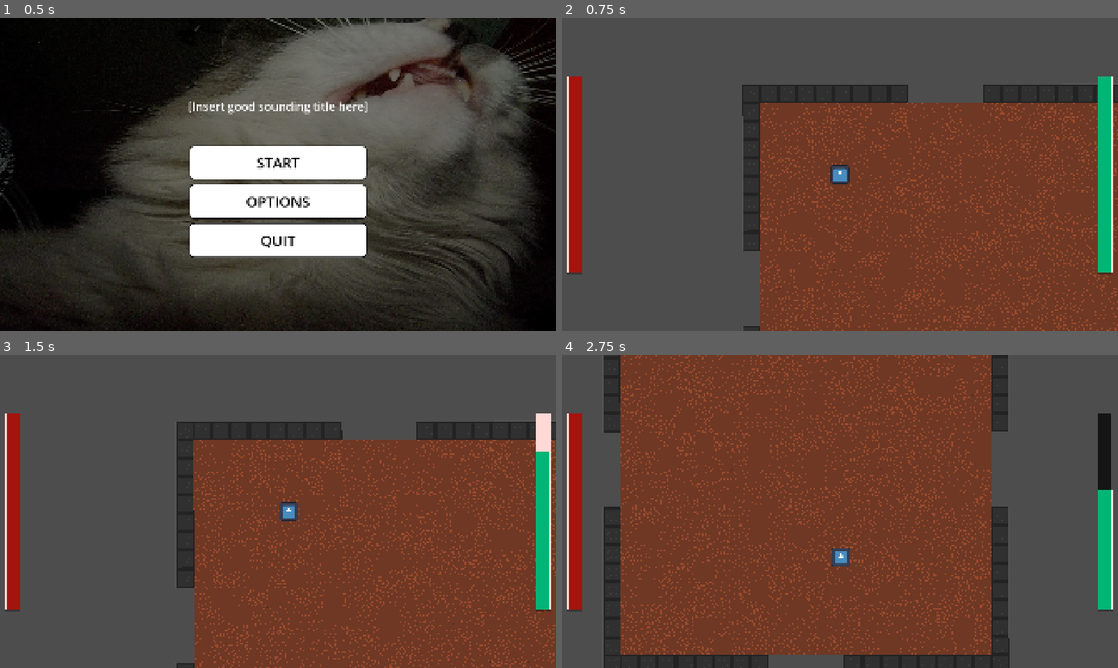
Above: before the commit, frames 1-4 (two rows, left to right).
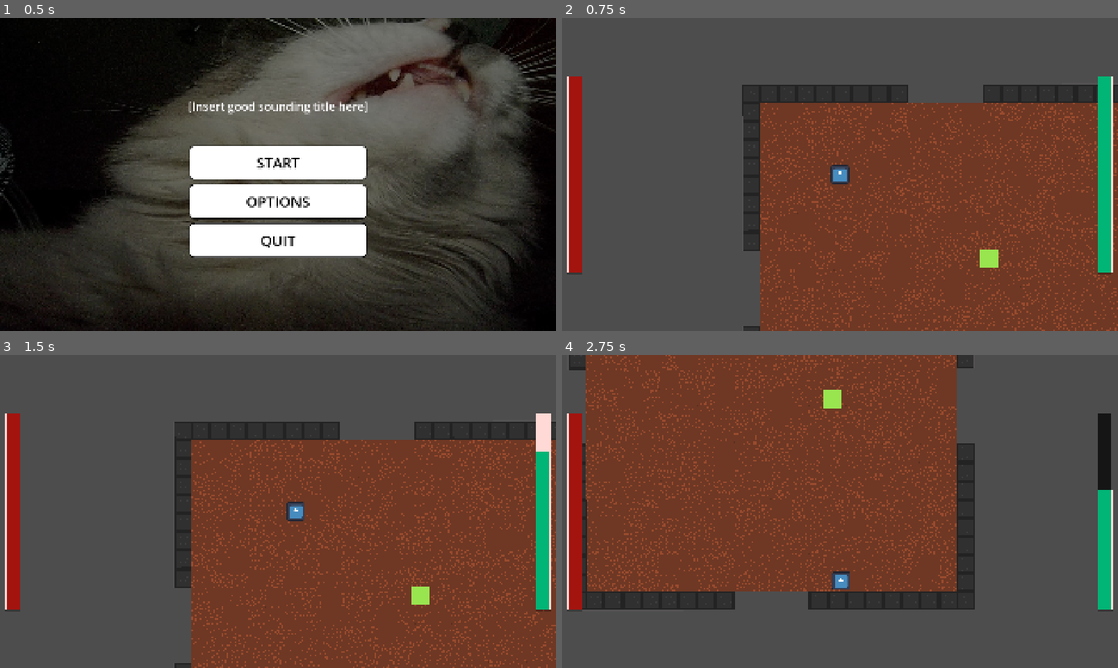
Above: after the commit, the same moments.

Repository: BananerCatter/untitled-roguelike
Game: Godot game, scene res://scenes/main_menu.tscn
Same seed, same stepped clock (60 frames per second), same inputs: the game is played once before the commit and once after it. The engine's default icon, where the game draws it, is replaced by a stand-in: a white triangle on a blue panel in a dark square.
Inputs (mouse positions are in pixels of both pictures, inside the frame that each line leads up to):
- Up to frame 1 (0.5 s): no input
- Up to frame 2 (0.75 s): click "START" at 0.5 s
- Up to frame 3 (1.5 s): tap Enter at 1.25 s; move the mouse to (400, 495) at 1.27 s; hold D (right) from 1.28 s (still down); tap Shift (dash) at 1.35 s; click (400, 495) at 1.42 s
- Up to frame 4 (2.75 s): move the mouse to (728, 527) at 2.02 s; release D (right) at 2.03 s; hold S (down) from 2.03 s (still down); tap Shift (dash) at 2.1 s

Frame 1 is identical in both runs. In frame 2, 0.2% of the frame differs, in the area x 75-79%, y 74-80%; in frame 3, 10%; in frame 4, 38%, in the area x 1-81%, y 0-100%.

Commit message:
Added basic enemy ai

Diff:
--- /dev/null
+++ b/untitled-roguelike/scenes/base_enemy.tscn
@@ -0,0 +1,110 @@
+[gd_scene format=3 uid="uid://fp7f7gtsbfy7"]
+
+[ext_resource type="Texture2D" uid="uid://bhp2st6ykjigg" path="res://assets/img/animation/Sprite-0001-Sheet.png" id="1_n1jr3"]
+[ext_resource type="Script" uid="uid://d0oqb5705hvbv" path="res://scripts/base_enemy.gd" id="1_sw3va"]
+
+[sub_resource type="AtlasTexture" id="AtlasTexture_sw3va"]
+atlas = ExtResource("1_n1jr3")
+region = Rect2(0, 0, 16, 16)
+
+[sub_resource type="AtlasTexture" id="AtlasTexture_2kb2m"]
+atlas = ExtResource("1_n1jr3")
+region = Rect2(32, 0, 16, 16)
+
+[sub_resource type="AtlasTexture" id="AtlasTexture_kegi0"]
+atlas = ExtResource("1_n1jr3")
+region = Rect2(48, 0, 16, 16)
+
+[sub_resource type="SpriteFrames" id="SpriteFrames_t1as8"]
+animations = [{
+"frames": [{
+"duration": 1.0,
+"texture": SubResource("AtlasTexture_sw3va")
+}],
+"loop": 1,
+"name": &"chase",
+"speed": 5.0
+}, {
+"frames": [{
+"duration": 1.0,
+"texture": SubResource("AtlasTexture_2kb2m")
+}],
+"loop": 1,
+"name": &"dash",
+"speed": 5.0
+}, {
+"frames": [{
+"duration": 1.0,
+"texture": SubResource("AtlasTexture_kegi0")
+}],
+"loop": 1,
+"name": &"idle",
+"speed": 5.0
+}]
+
+[sub_resource type="RectangleShape2D" id="RectangleShape2D_64ljx"]
+size = Vector2(16, 16)
+
+[sub_resource type="CircleShape2D" id="CircleShape2D_b013q"]
+radius = 70.0
+
+[sub_resource type="CircleShape2D" id="CircleShape2D_sw3va"]
+radius = 140.0
+
+[sub_resource type="CircleShape2D" id="CircleShape2D_2kb2m"]
+radius = 20.0
+
+[node name="BaseEnemy" type="CharacterBody2D" unique_id=1743834607 node_paths=PackedStringArray("sprite", "hitbox", "dash_duration", "dash_cooldown", "enter_area", "exit_area")]
+motion_mode = 1
+script = ExtResource("1_sw3va")
+sprite = NodePath("AnimatedSprite2D")
+max_speed = 100.0
+speed = 100.0
+acceleration = 50.0
+dash_mult = 4.0
+hp = 200
+max_hp = 200
+hitbox = NodePath("CollisionShape2D")
+dash_duration = NodePath("DashDuration")
+dash_cooldown = NodePath("DashCooldown")
+stamina = 100.0
+max_stamina = 100.0
+stamina_recovery = 24.0
+enter_area = NodePath("EnterArea")
+exit_area = NodePath("ExitArea")
+
+[node name="AnimatedSprite2D" type="AnimatedSprite2D" parent="." unique_id=329525684]
+sprite_frames = SubResource("SpriteFrames_t1as8")
+animation = &"chase"
+
+[node name="CollisionShape2D" type="CollisionShape2D" parent="." unique_id=1089423508]
+shape = SubResource("RectangleShape2D_64ljx")
+
+[node name="EnterArea" type="Area2D" parent="." unique_id=1200492102]
+
+[node name="CollisionShape2D" type="CollisionShape2D" parent="EnterArea" unique_id=654154822]
+shape = SubResource("CircleShape2D_b013q")
+
+[node name="ExitArea" type="Area2D" parent="." unique_id=2080260226]
+
+[node name="CollisionShape2D" type="CollisionShape2D" parent="ExitArea" unique_id=1447938003]
+shape = SubResource("CircleShape2D_sw3va")
+
+[node name="StopArea" type="Area2D" parent="." unique_id=527975177]
+
+[node name="CollisionShape2D" type="CollisionShape2D" parent="StopArea" unique_id=1435666555]
+shape = SubResource("CircleShape2D_2kb2m")
+disabled = true
+
+[node name="DashDuration" type="Timer" parent="." unique_id=1628053114]
+wait_time = 0.3
+one_shot = true
+
+[node name="DashCooldown" type="Timer" parent="." unique_id=1956792]
+wait_time = 5.0
+one_shot = true
+
+[connection signal="body_entered" from="EnterArea" to="." method="_on_enter_area_body_entered"]
+[connection signal="body_exited" from="EnterArea" to="." method="_on_enter_area_body_exited"]
+[connection signal="body_exited" from="ExitArea" to="." method="_on_exit_area_body_exited"]
+[connection signal="body_exited" from="StopArea" to="." method="_on_exit_area_body_exited"]
--- a/untitled-roguelike/scenes/main.tscn
+++ b/untitled-roguelike/scenes/main.tscn
@@ -5,6 +5,7 @@
 [ext_resource type="Texture2D" uid="uid://bqqqfw3107yn" path="res://assets/img/tiles/tileset1.png" id="2_0wfyh"]
 [ext_resource type="Texture2D" uid="uid://b3wlypjd8o0si" path="res://assets/img/tiles/tileset2.png" id="2_sugp2"]
 [ext_resource type="PackedScene" uid="uid://1mbjqqv607qo" path="res://scenes/game_ui.tscn" id="4_jyhfs"]
+[ext_resource type="PackedScene" uid="uid://fp7f7gtsbfy7" path="res://scenes/base_enemy.tscn" id="6_tefeu"]
 
 [sub_resource type="TileSetAtlasSource" id="TileSetAtlasSource_sugp2"]
 texture = ExtResource("2_0wfyh")
@@ -451,3 +452,8 @@
 position = Vector2(709, 350)
 
 [node name="GameUi" parent="." unique_id=1748888889 instance=ExtResource("4_jyhfs")]
+
+[node name="BaseEnemy" parent="." unique_id=1743834607 instance=ExtResource("6_tefeu")]
+position = Vector2(837.4016, 423.1862)
+
+[connection signal="on_death" from="Player" to="." method="_on_player_on_death"]
--- a/untitled-roguelike/scenes/player.tscn
+++ b/untitled-roguelike/scenes/player.tscn
@@ -19,11 +19,19 @@
 
 [node name="Player" type="CharacterBody2D" unique_id=1112876604 node_paths=PackedStringArray("hitbox", "timer", "dash_cooldown", "stamina_cooldown")]
 script = ExtResource("1_g2els")
+max_speed = 200.0
+speed = 200.0
+dash_mult = 4.0
+hp = 300
 max_hp = 300
 hitbox = NodePath("hitbox")
+acceleration = 500.0
 timer = NodePath("DashTime")
 dash_cooldown = NodePath("DashCooldown")
+stamina = 100.0
+max_stamina = 100.0
 stamina_cooldown = NodePath("Cooldown")
+stamina_recovery = 24.0
 
 [node name="AnimatedSprite2D" type="AnimatedSprite2D" parent="." unique_id=1082742204]
 scale = Vector2(0.125, 0.125)
--- /dev/null
+++ b/untitled-roguelike/scripts/base_enemy.gd
@@ -0,0 +1,153 @@
+extends CharacterBody2D
+
+@onready var player: CharacterBody2D = get_parent().get_node("Player")
+@export var sprite: AnimatedSprite2D
+@export var max_speed: float
+@export var speed: float
+@export var acceleration: float
+@export var dash_mult: float
+@export var hp: int
+@export var max_hp: int
+
+@export var hitbox: CollisionShape2D
+
+
+@export var dash_duration: Timer
+@export var dash_cooldown: Timer
+var can_dash:bool = true
+
+@export var stamina: float
+@export var max_stamina: float
+@export var stamina_cooldown: Timer
+@export var stamina_recovery: float
+
+@export var enter_area: Area2D
+@export var exit_area: Area2D
+
+var direction: Vector2
+var dash_direction: Vector2
+var player_found: bool =false
+var stop: bool = false
+enum States {IDLE, MOVING, DASH}
+
+var previous_state: States
+var state:States = States.IDLE
+#--------------------------------------------------------------
+func change_state(new_state:States, force_restart:bool =false) ->void:
+		if state == new_state && !force_restart:
+			return
+		exit_state(state)
+		previous_state=state
+		state =new_state
+		enter_state(new_state)
+
+func exit_state(entered_state:States) -> void:
+		match entered_state:
+			States.IDLE:
+				exit_idle()
+
+			States.MOVING:
+				exit_moving()
+
+			States.DASH:
+				exit_dash()
+func enter_state(exited_state:States) -> void:
+		match exited_state:
+			States.IDLE:
+				enter_idle()
+
+			States.MOVING:
+				enter_moving()
+
+			States.DASH:
+				enter_dash()
+#--------------------------------------------------------------
+#IDLE
+func enter_idle():
+	sprite.play("idle")
+	direction=Vector2.ZERO
+func idle(delta: float):
+	speed = move_toward(speed, 0, acceleration*delta)
+	velocity=speed*direction
+	if player_found && !stop:
+		change_state(States.MOVING)
+func exit_idle():
+	pass
+#--------------------------------------------------------------
+#MOVING
+func enter_moving():
+	sprite.play("chase")
+func moving(delta: float):
+	direction = (player.global_position-global_position).normalized()
+	if previous_state==States.DASH:
+		speed = move_toward(speed, max_speed, acceleration*delta*dash_mult*dash_mult)
+	else:
+		speed = move_toward(speed, max_speed, acceleration*delta)
+	if can_dash && dash_cooldown.is_stopped():
+		change_state(States.DASH)
+	velocity=speed*direction
+	if stop:
+		change_state(States.IDLE)
+	if !player_found:
+		change_state(States.IDLE)
+func exit_moving():
+	pass
+#--------------------------------------------------------------
+#DASHING
+func enter_dash():
+	dash_direction=direction
+	sprite.play("dash")
+	dash_duration.start()
+func dash(delta: float):
+	velocity=speed*dash_direction
+	speed = move_toward(speed, max_speed*dash_mult, acceleration*delta*dash_mult*dash_mult)
+	if dash_duration.is_stopped():
+		if player_found:
+			change_state(States.MOVING)
+		else:
+			change_state(States.IDLE)
+func exit_dash():
+	dash_cooldown.start()
+	can_dash=false
+#--------------------------------------------------------------
+func _ready() -> void:
+	change_state(States.IDLE,true)
+
+func _physics_process(delta: float) -> void:
+		match state:
+			States.IDLE:
+				idle(delta)
+
+			States.MOVING:
+				moving(delta)
+
+			States.DASH:
+				dash(delta)
+		move_and_slide()
+
+#--------------------------------------------------------------
+
+func _on_exit_area_body_exited(body: Node2D) -> void:
+	if body==player:
+		player_found=false
+
+
+func _on_enter_area_body_entered(body: Node2D) -> void:
+	if body==player:
+		player_found=true
+
+
+func _on_enter_area_body_exited(body: Node2D) -> void:
+	if body==player:
+		can_dash=true
+
+
+func _on_stop_area_body_entered(body: Node2D) -> void:
+	if body == player:
+		stop=true
+
+
+func _on_stop_area_body_exited(body: Node2D) -> void:
+	if body == player:
+		stop=false
+		player_found=true
--- a/untitled-roguelike/scripts/main_level.gd
+++ b/untitled-roguelike/scripts/main_level.gd
@@ -13,5 +13,12 @@
 
 
 # Called every frame. 'delta' is the elapsed time since the previous frame.
-func _process(delta: float) -> void:
+
+func _process(_delta: float) -> void:
 	pass
+
+
+
+
+func _on_player_on_death() -> void:
+	get_tree().change_scene_to_file("res://scenes/main_menu.tscn")
--- a/untitled-roguelike/scripts/player.gd
+++ b/untitled-roguelike/scripts/player.gd
@@ -4,20 +4,20 @@
 signal hp_changed(hp_value: float)
 signal stamina_changed(stamina_value:float)
 
-@export var max_speed: float = 200
+@export var max_speed: float
 @export var speed: float
-@export var dash_mult: float = 2
-@export var hp: int = 300
+@export var dash_mult: float
+@export var hp: int
 @export var max_hp: int
 @export var hitbox: CollisionShape2D
-@export var acceleration: float =500
+@export var acceleration: float
 @export var timer: Timer
 @export var dash_cooldown: Timer
 var can_dash:bool = true
-@export var stamina: float =100
-@export var max_stamina: float =100
+@export var stamina: float
+@export var max_stamina: float
 @export var stamina_cooldown: Timer
-@export var stamina_recovery: float =24
+@export var stamina_recovery: float
 #For now, the state machine is kinda pointless, but it will save us a looottt of time in the future, Ik we gotta work a lot of hours but we need to make these hours count !!!
 enum States {IDLE, MOVING, DASH}
 var state = States.IDLE
@@ -27,6 +27,7 @@
 
 func _ready() -> void:
 	max_hp=hp
+	@warning_ignore("integer_division")
 	hp_changed.emit((hp*100)/max_hp)
 	stamina_changed.emit((stamina*100/max_stamina))
 func take_damage(damage:int) -> void:
@@ -39,6 +40,7 @@
 		hp=max_hp
 	else:
 		hp+=damage
+	@warning_ignore("integer_division")
 	hp_changed.emit((hp*100)/max_hp)
 
 
Binary file added: untitled-roguelike/assets/img/animation/Sprite-0001-Sheet.png
Not shown, added: untitled-roguelike/assets/img/animation/Sprite-0001-Sheet.png.import
Not shown, added: untitled-roguelike/scripts/base_enemy.gd.uid
